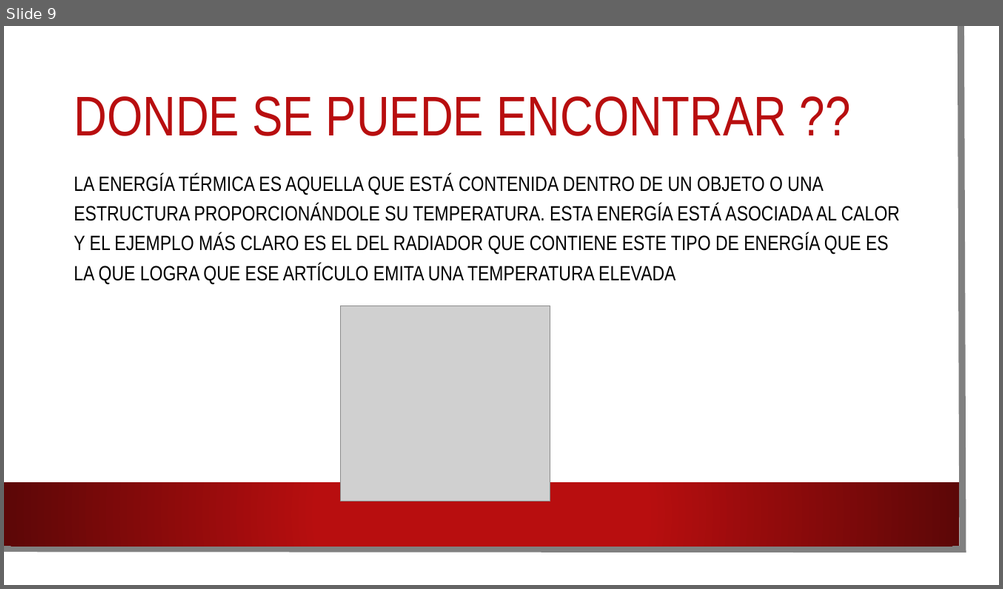
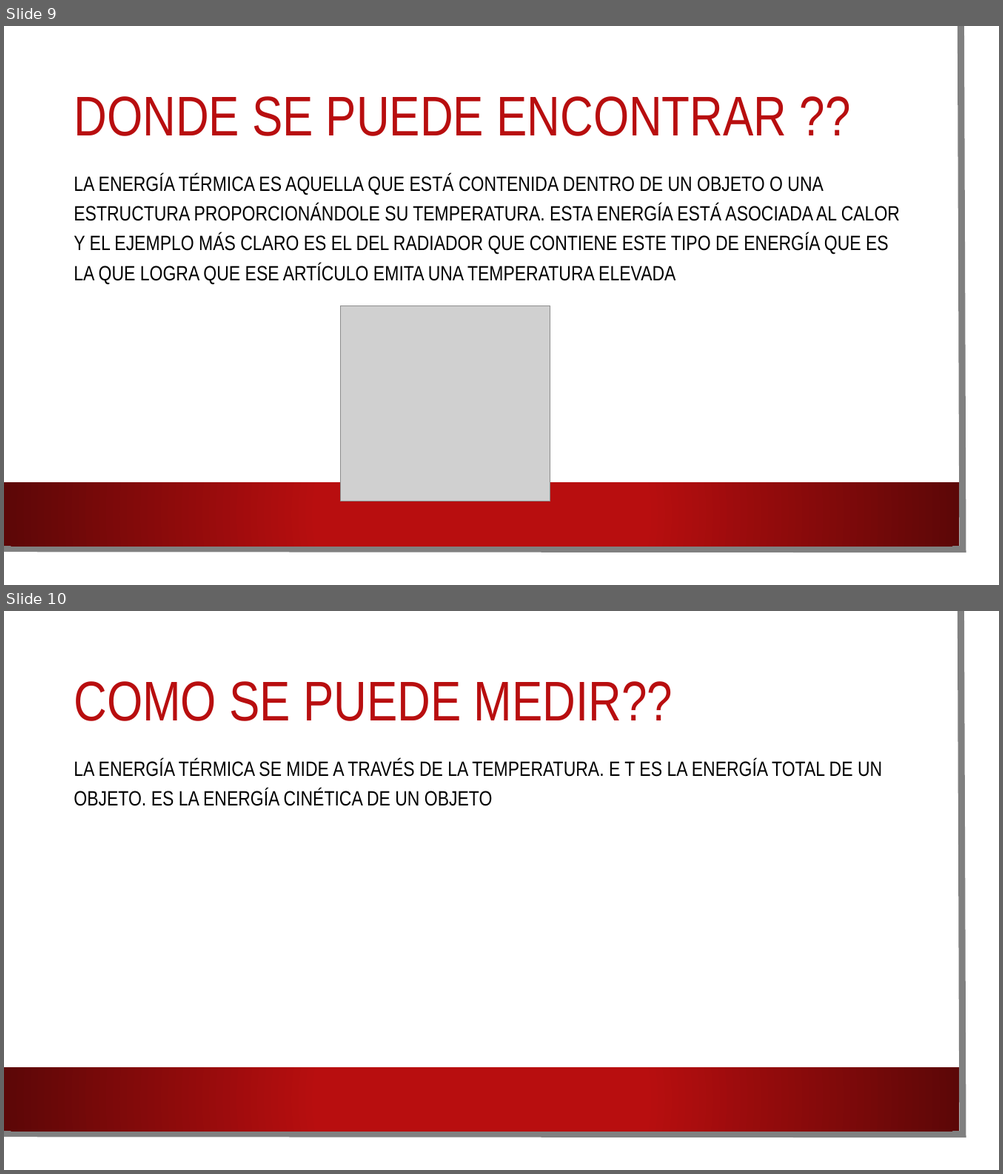
Before and after one commit to endermn9/Powerpoint, a slide deck: Energía térmica.pptx. Shown one above the other, each under a label of ours: slide 9 before the commit, slides 9 and 10 after it. The pictures are 1003x589 and 1003x1174 pixels, drawn with LibreOffice and Linux fonts; fonts in the diff are those of the drawing; grey boxes stand for pictures; background and template pictures are left out. Boxes give left, top, right and bottom in pixels: in the first picture for what was removed or moved away, otherwise in the second. Text is boxed around its words. In the diff, an @@ line names an element or a change of style, - is before the commit and + after.

```diff
--- a/Energía térmica.pptx
+++ b/Energía térmica.pptx
@@ slide 10 added at (4,611,999,1170), background picture (left out); not listed: 3 template elements that a slide beside it also shows @@
@@ title added at (74,681,672,721), 54 pt, text #B80E0F @@
+COMO SE PUEDE MEDIR??
@@ text added at (74,759,882,806), 20 pt, text #000000 @@
+LA ENERGÍA TÉRMICA SE MIDE A TRAVÉS DE LA TEMPERATURA. E T ES LA ENERGÍA TOTAL DE UN OBJETO. ES LA ENERGÍA CINÉTICA DE UN OBJETO
```
Also in this commit, not shown: 1 other slide added.
